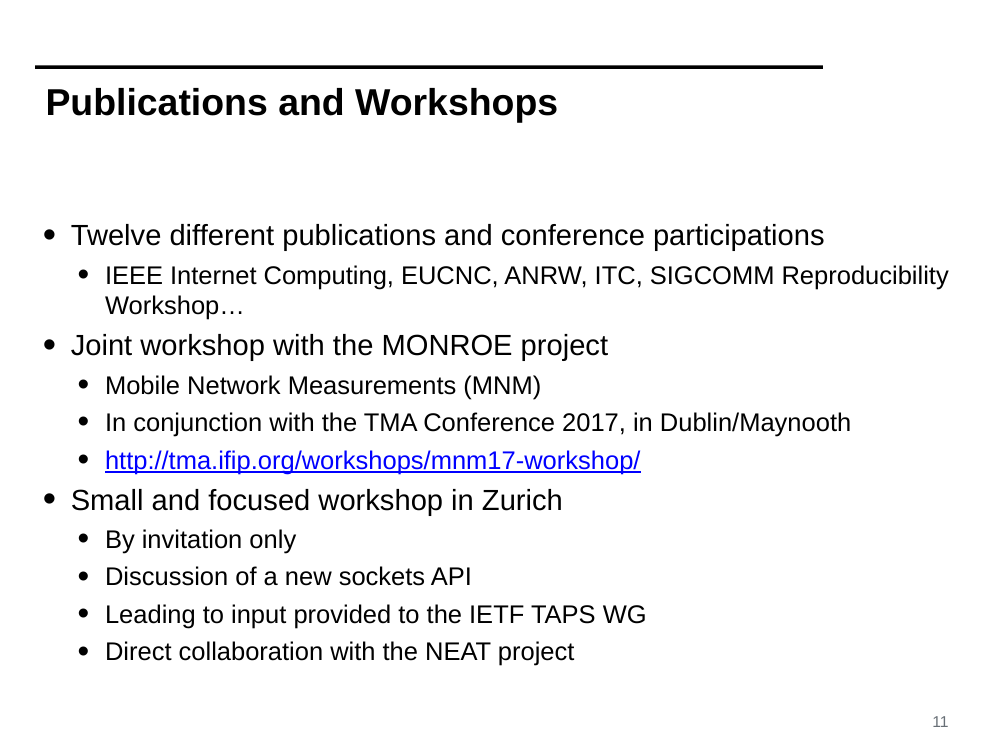
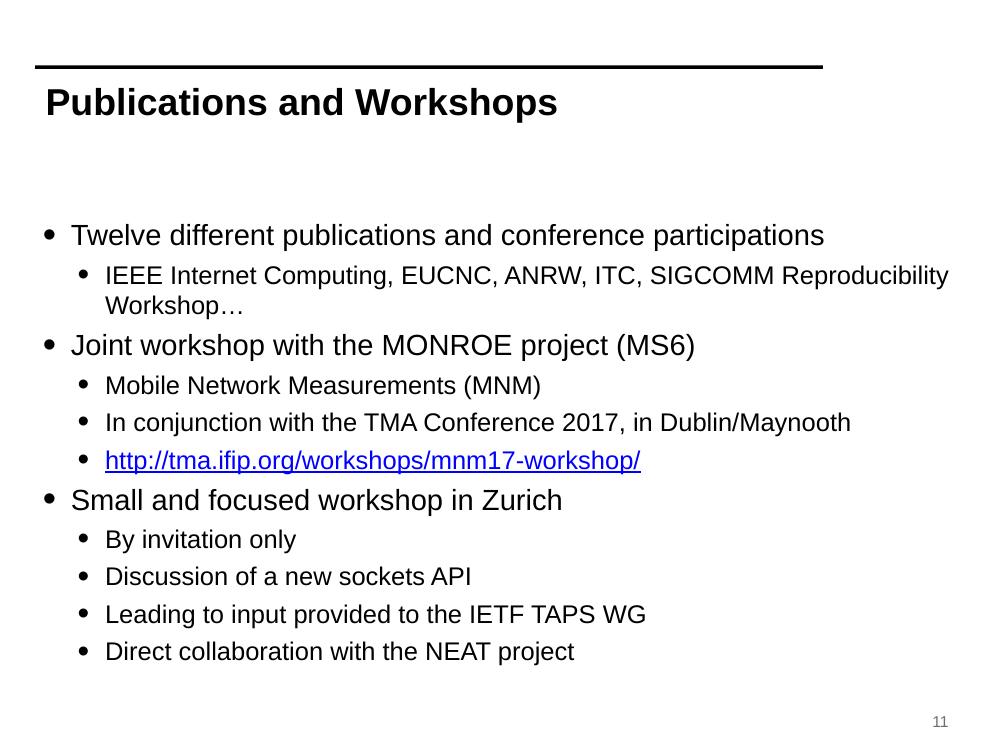
Before and after one commit to mami-project/roadshows, a slide deck: slide 11 of review2-zurich/WP4-ReviewM18.pptx. Drawn at 1008x756 pixels with LibreOffice and Linux fonts; fonts in the diff are those of the drawing; background and template pictures are left out. Boxes give left, top, right and bottom in pixels: in the first picture for what was removed or moved away, otherwise in the second. Text is boxed around its words. In the diff, an @@ line names an element or a change of style, - is before the commit and + after.

```diff
--- a/review2-zurich/WP4-ReviewM18.pptx
+++ b/review2-zurich/WP4-ReviewM18.pptx
@@ text at (71,334,695,361): text changed @@
-• Joint workshop with the MONROE project
+• Joint workshop with the MONROE project (MS6)
```
Also in this commit, not shown: 11 other slides changed, 4 slides added, 3 slides removed.
